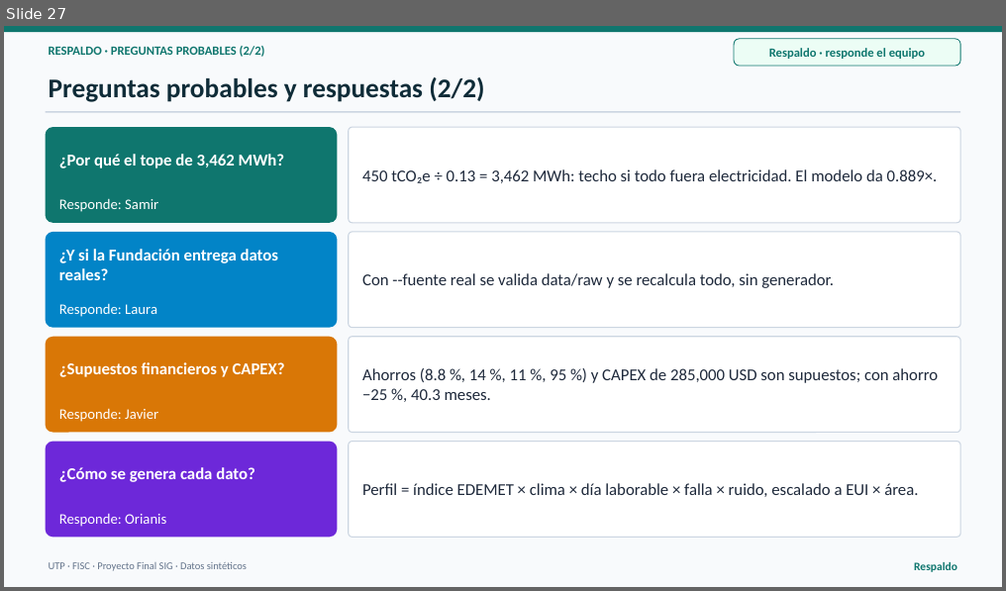
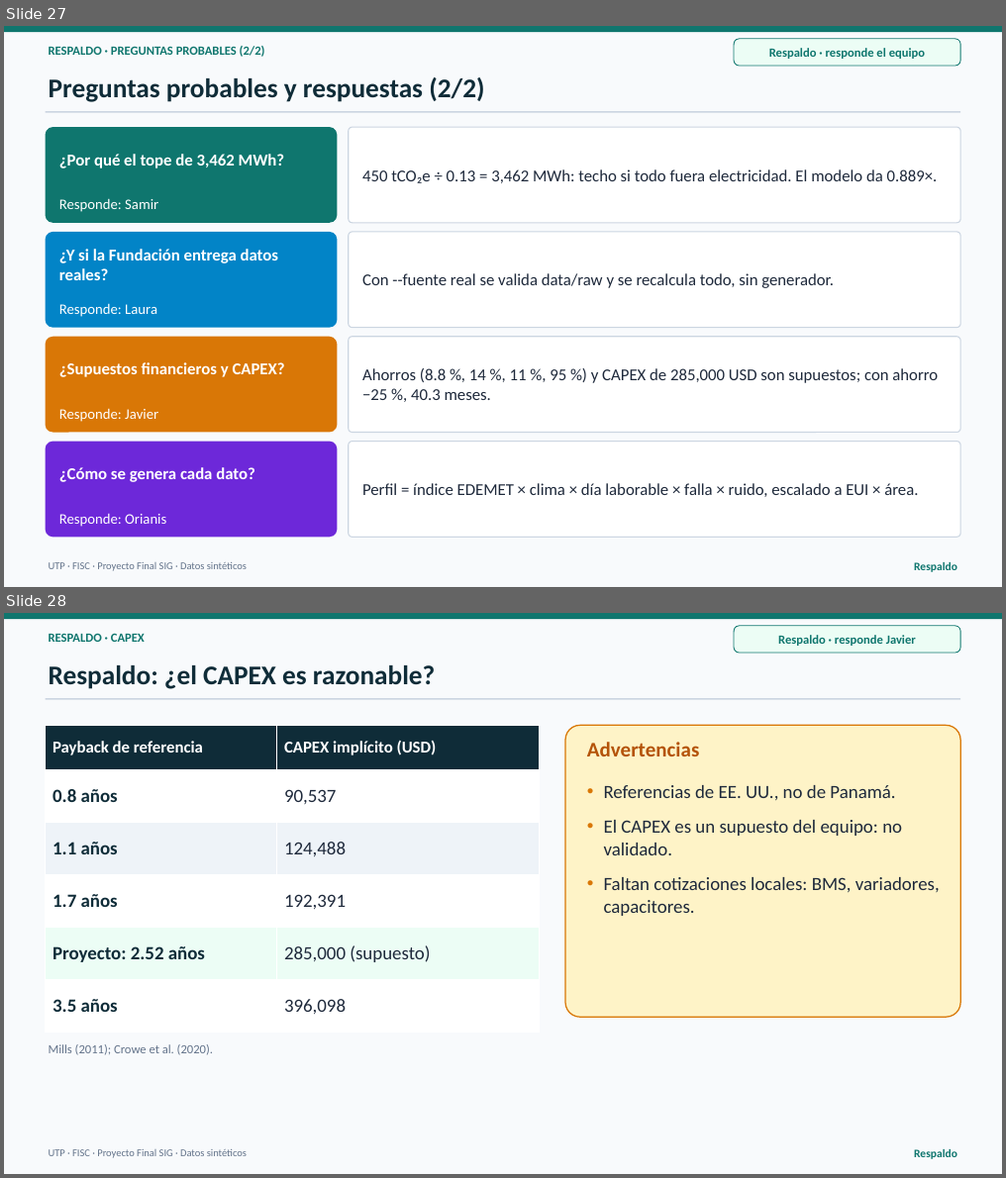
Before and after one commit to Samycaballero/sig-energia-ciudad-del-saber, a slide deck: presentacion/Presentacion_SIG_Energia_Ciudad_del_Saber.pptx. Shown one above the other, each under a label of ours: slide 27 before the commit, slides 27 and 28 after it. The pictures are 1006x591 and 1006x1178 pixels, drawn with LibreOffice and Linux fonts; fonts in the diff are those of the drawing. Boxes give left, top, right and bottom in pixels: in the first picture for what was removed or moved away, otherwise in the second. Text is boxed around its words. In the diff, an @@ line names an element or a change of style, - is before the commit and + after.

```diff
--- a/presentacion/Presentacion_SIG_Energia_Ciudad_del_Saber.pptx
+++ b/presentacion/Presentacion_SIG_Energia_Ciudad_del_Saber.pptx
@@ slide 28 added at box(4, 613, 1002, 1174), background #F8FAFC @@
@@ rectangle added at box(4, 613, 1002, 619), fill #0F766E @@
@@ text added at box(49, 633, 145, 642), 12 pt, text #0F766E, bold @@
+RESPALDO · CAPEX
@@ rounded rectangle added at box(734, 626, 960, 653), fill #ECFDF5, outline #0F766E 0.8 pt @@
@@ text added at box(778, 635, 916, 646), 12 pt, text #0F766E, bold @@
+Respaldo · responde Javier
@@ text added at box(49, 665, 435, 689), 26 pt, text #0F2C38, bold @@
+Respaldo: ¿el CAPEX es razonable?
@@ rectangle added at box(46, 698, 960, 700), fill #CBD5E1 @@
@@ table added at box(46, 725, 540, 1032), 6 rows, 2 columns @@
+Payback de referencia | CAPEX implícito (USD)
+0.8 años | 90,537
+1.1 años | 124,488
+1.7 años | 192,391
+Proyecto: 2.52 años | 285,000 (supuesto)
+3.5 años | 396,098
@@ rounded rectangle added at box(565, 725, 960, 1017), fill #FEF3C7, outline #D97706 1.2 pt @@
@@ text added at box(587, 742, 699, 757), 20 pt, text #B45309, bold @@
+Advertencias
@@ text added at box(604, 785, 940, 916), 18 pt, text #1E293B @@
+• Referencias de EE. UU., no de Panamá.
+• El CAPEX es un supuesto del equipo: no validado.
+• Faltan cotizaciones locales: BMS, variadores, capacitores.
@@ text added at box(49, 1045, 213, 1056), 12 pt, text #64748B @@
+Mills (2011); Crowe et al. (2020).
@@ text added at box(49, 1150, 247, 1158), 10 pt, text #64748B @@
+UTP · FISC · Proyecto Final SIG · Datos sintéticos
@@ text added at box(914, 1150, 957, 1159), 11 pt, text #0F766E, bold @@
+Respaldo
```
Also in this commit, not shown: 1 slide changed.
